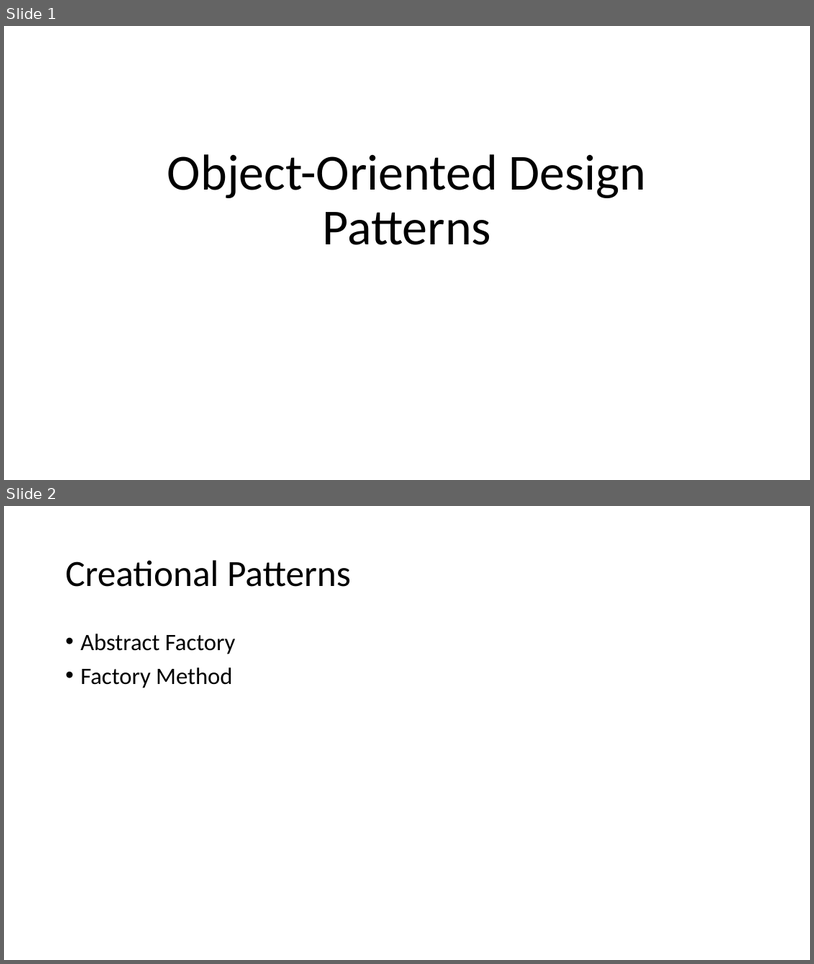
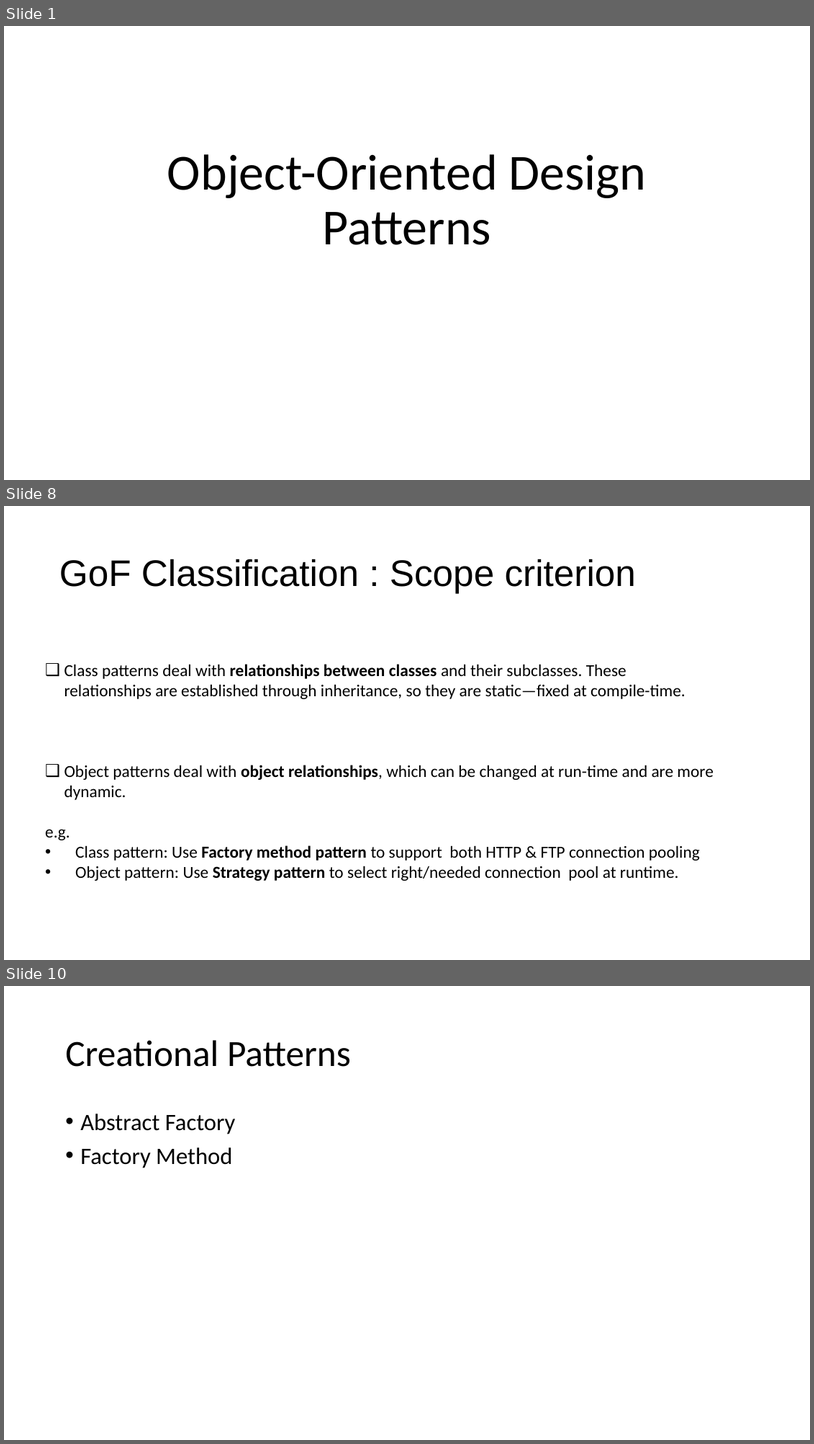
Before and after one commit to lzbair/OO-Paradigm, a slide deck: design-patterns/introduction.pptx. Shown one above the other, each under a label of ours: slides 1 and 2 before the commit, slides 1, 8 and 10 after it; the slides between them are not shown. The pictures are 814x964 and 814x1444 pixels, drawn with LibreOffice and Linux fonts; fonts in the diff are those of the drawing. Boxes give left, top, right and bottom in pixels: in the first picture for what was removed or moved away, otherwise in the second. Text is boxed around its words. In the diff, an @@ line names an element or a change of style, - is before the commit and + after.

```diff
--- a/design-patterns/introduction.pptx
+++ b/design-patterns/introduction.pptx
@@ slide 8 added at (x1=4, y1=506, x2=810, y2=960), background #FFFFFF @@
@@ title added at (x1=59, y1=559, x2=636, y2=593), 44 pt, text #000000 @@
+GoF Classification : Scope criterion
@@ text added at (x1=45, y1=664, x2=713, y2=880), 20 pt, text #000000 @@
+❑ Class patterns deal with relationships between classes and their subclasses. These relationships are established through inheritance, so they are static—fixed at compile-time.
+❑ Object patterns deal with object relationships, which can be changed at run-time and are more dynamic.
+e.g.
+• Class pattern: Use Factory method pattern to support both HTTP & FTP connection pooling
+• Object pattern: Use Strategy pattern to select right/needed connection pool at runtime.
@@ what was slide 2 is now slide 10 @@
```
Also in this commit, not shown: 7 other slides added.
